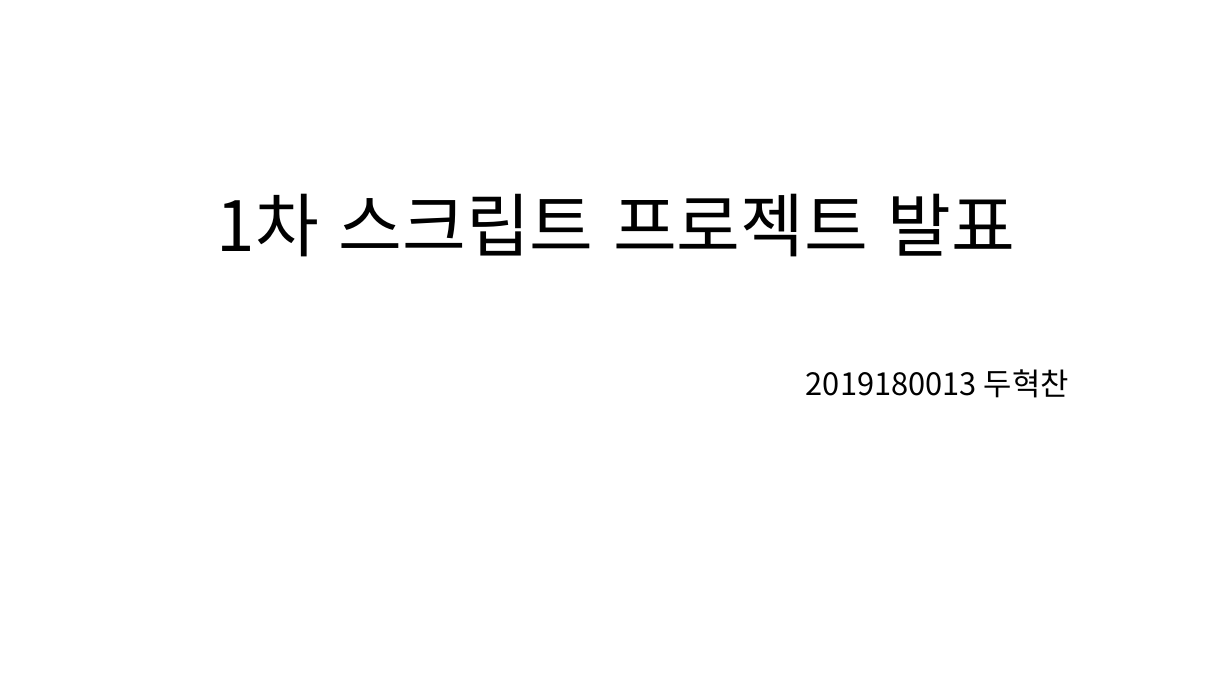
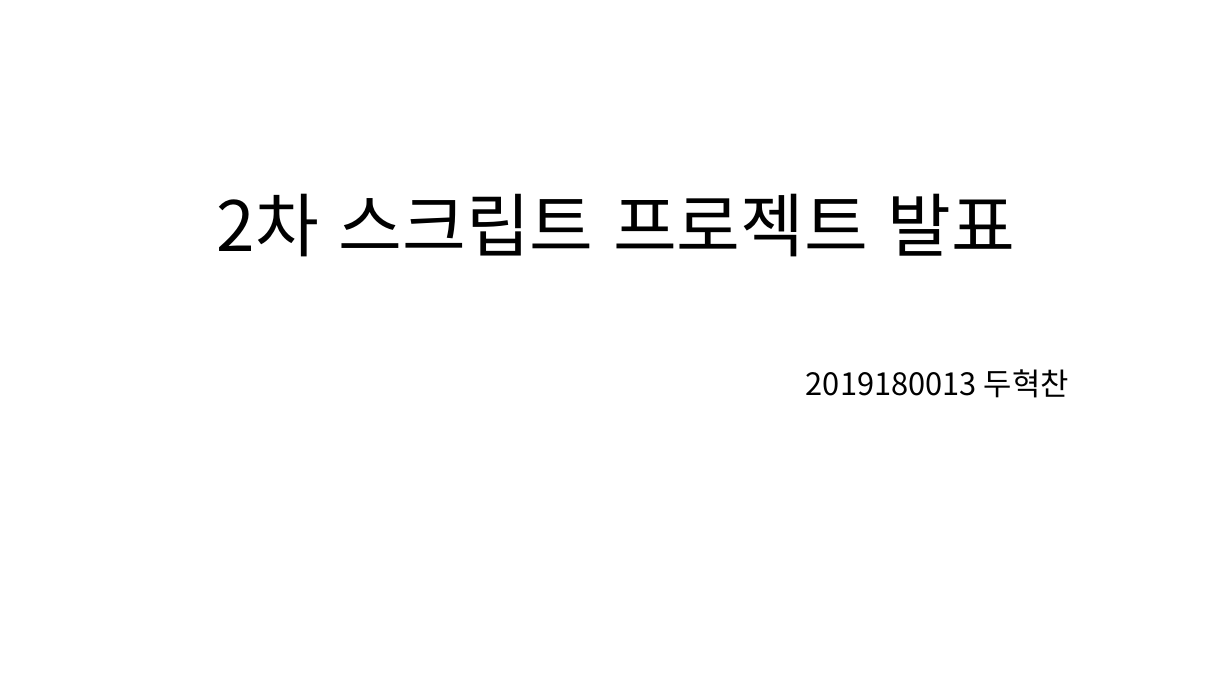
Before and after one commit to dhc518/Script2023, a slide deck: slide 1 of project/music_player/스크립트 프로젝트 발표자료.pptx. Drawn at 1232x693 pixels with LibreOffice and Linux fonts; fonts in the diff are those of the drawing. Boxes give left, top, right and bottom in pixels: in the first picture for what was removed or moved away, otherwise in the second. Text is boxed around its words. In the diff, an @@ line names an element or a change of style, - is before the commit and + after.

```diff
--- a/project/music_player/스크립트 프로젝트 발표자료.pptx
+++ b/project/music_player/스크립트 프로젝트 발표자료.pptx
@@ title at (217,193,1015,257): text changed @@
-1차 스크립트 프로젝트 발표
+2차 스크립트 프로젝트 발표
```
Also in this commit, not shown: 2 other slides changed, 4 slides added, 4 slides removed, 9 other files.
